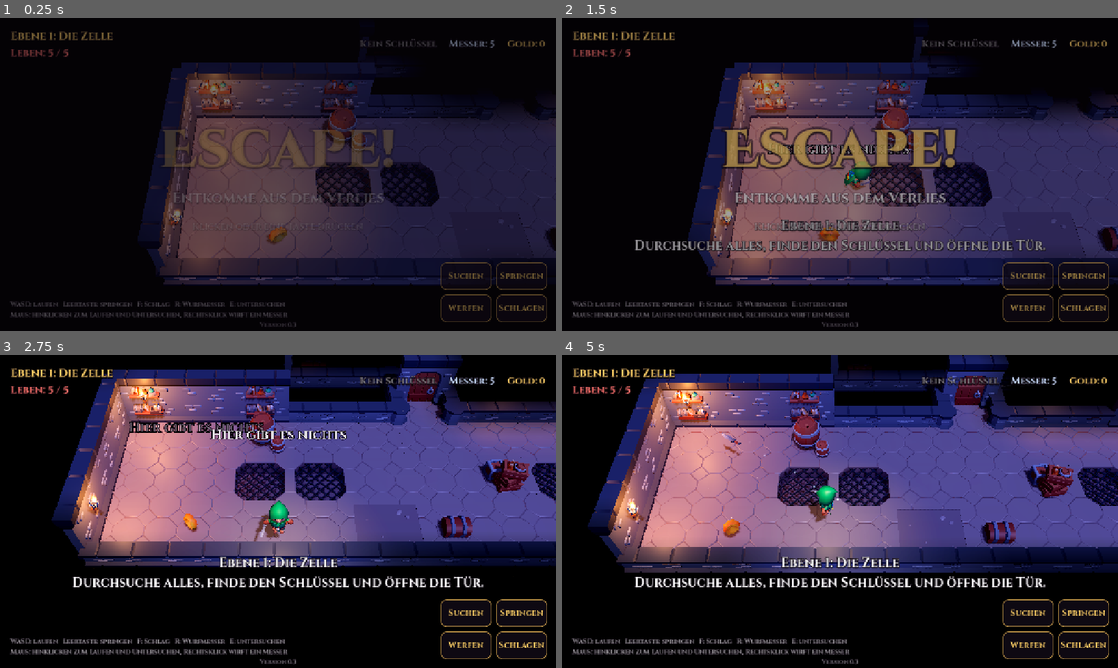
Above: before the commit, frames 1-4 (two rows, left to right).
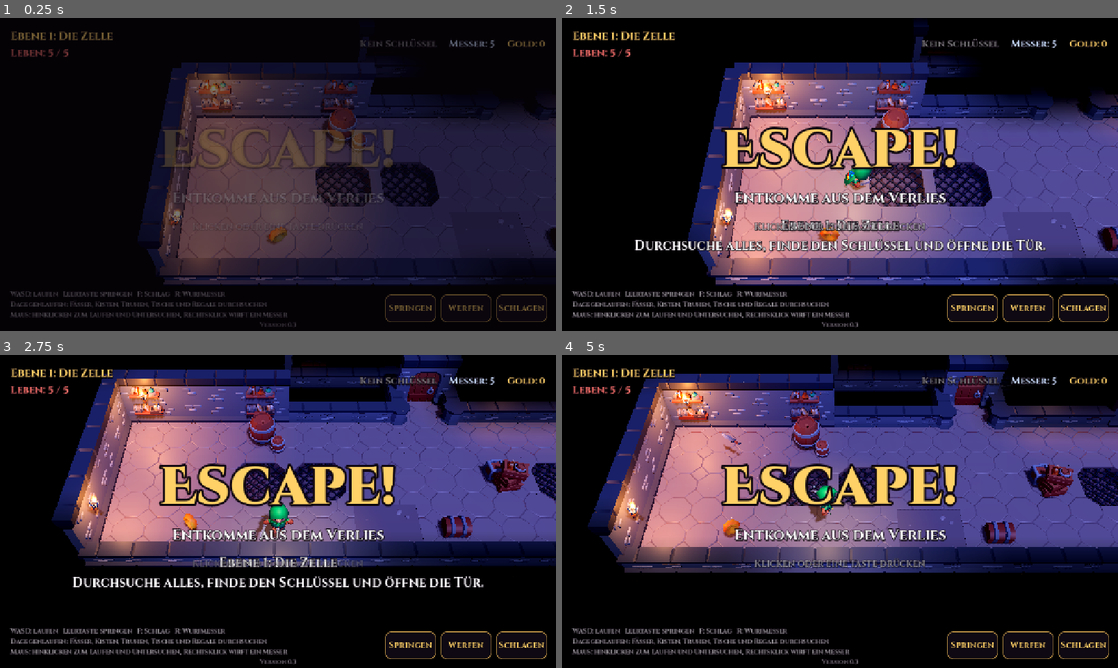
Above: after the commit, the same moments.

Repository: Devilbane/Escape
Game: Godot game, scene res://scenes/main.tscn
Two runs of this game, one before a commit and one after it. Both use one fixed random seed, a clock stepped at 60 frames per second and the inputs below.
Inputs (mouse positions are in pixels of both pictures, inside the frame that each line leads up to):
- Up to frame 1 (0.25 s): no input
- Up to frame 2 (1.5 s): click (1029, 274) at 0.5 s, where only the run before the commit has a clickable "Suchen"; tap Enter at 1.25 s; move the mouse to (962, 158) at 1.27 s; hold Right (ui_right) from 1.28 s (still down); tap E at 1.35 s; click (962, 158) at 1.42 s
- Up to frame 3 (2.75 s): tap Space at 1.52, 2.27 s; move the mouse to (166, 527) at 2.02 s; release Right (ui_right) at 2.03 s; hold Down (ui_down) from 2.03 s (still down); tap E at 2.1 s
- Up to frame 4 (5 s): move the mouse to (895, 442) at 2.77 s; release Down (ui_down) at 2.78 s; hold Right (ui_right) 2.78-3.53 s; tap F at 2.85 s; tap E at 3.05, 3.8, 4.55 s; move the mouse to (812, 574) at 3.52 s; hold Up (ui_up) 3.53-4.28 s; tap J at 3.6 s; click (812, 574) at 3.67 s; tap Space at 3.77, 4.52 s; move the mouse to (1006, 558) at 4.27 s; hold Left (ui_left) from 4.28 s (still down); tap R at 4.35 s

The runs differ from the first frame. In frame 1, 1.1% of the frame differs, in the area x 1-99%, y 78-98%; in frame 2, 44%, in the area x 1-100%, y 4-99%; in frame 3, 7.8%; in frame 4, 8.4%.

Commit message:
Durchsuchen durch Dagegenlaufen statt Taste E
Co-Authored-By: Claude Opus 5.5 <noreply@anthropic.com>
Claude-Session: https://claude.ai/code/session_01QGyVRgLkXQ7bY3FzbpWzyK

Diff:
--- a/scripts/game.gd
+++ b/scripts/game.gd
@@ -49,6 +49,7 @@
 	add_child(player)
 	player.hurt.connect(_on_player_hurt)
 	player.defeated.connect(_on_player_defeated)
+	player.bumped.connect(_on_player_bumped)
 	load_level(_start_level())
 	_show_title("Escape!", "Entkomme aus dem Verlies", "Klicken oder eine Taste drücken")
 
@@ -188,7 +189,7 @@
 	_hud.add_child(_message)
 
 	var help := _make_label(TEXT_FONT, 15, Color(1, 1, 1, 0.55))
-	help.text = "WASD: laufen   Leertaste: springen   F: Schlag   R: Wurfmesser   E: untersuchen\nMaus: hinklicken zum Laufen und Untersuchen, Rechtsklick wirft ein Messer"
+	help.text = "WASD: laufen   Leertaste: springen   F: Schlag   R: Wurfmesser\nDagegenlaufen: Fässer, Kisten, Truhen, Tische und Regale durchsuchen\nMaus: hinklicken zum Laufen und Untersuchen, Rechtsklick wirft ein Messer"
 	help.set_anchors_preset(Control.PRESET_BOTTOM_LEFT)
 	help.grow_vertical = Control.GROW_DIRECTION_BEGIN
 	help.offset_left = 24
@@ -205,7 +206,7 @@
 	_hud.add_child(version)
 
 	var buttons := GridContainer.new()
-	buttons.columns = 2
+	buttons.columns = 3
 	buttons.add_theme_constant_override("h_separation", 10)
 	buttons.add_theme_constant_override("v_separation", 10)
 	buttons.set_anchors_preset(Control.PRESET_BOTTOM_RIGHT)
@@ -214,7 +215,6 @@
 	buttons.offset_right = -20
 	buttons.offset_bottom = -20
 	_hud.add_child(buttons)
-	buttons.add_child(_make_button("Suchen", _search_nearby))
 	buttons.add_child(_make_button("Springen", func(): if state == State.PLAYING: player.jump()))
 	buttons.add_child(_make_button("Werfen", func(): if state == State.PLAYING: player.throw_knife()))
 	buttons.add_child(_make_button("Schlagen", func(): if state == State.PLAYING: player.melee()))
@@ -330,14 +330,13 @@
 	_update_hud()
 
 
-func _search_nearby() -> void:
+## Running into an object searches it.
+func _on_player_bumped(point: Vector3) -> void:
 	if state != State.PLAYING or not player.can_act():
 		return
-	var obj := level.nearest_interactable(player.global_position)
-	if obj.is_empty():
-		Effects.float_text(level, player.global_position + Vector3(0, 3.2, 0), "Hier gibt es nichts", Color(1, 1, 1, 0.8))
-		return
-	_search(obj)
+	var obj := level.unsearched_at(point)
+	if not obj.is_empty():
+		_search(obj)
 
 
 func _search(obj: Dictionary) -> void:
@@ -454,7 +453,7 @@
 			_search(_pending_search)
 		_pending_search = {}
 	var near := level.nearest_interactable(player.global_position)
-	_prompt.text = "E: %s untersuchen" % _with_article(near.label) if not near.is_empty() and not near.searched else ""
+	_prompt.text = "Dagegenlaufen, um %s zu untersuchen" % _with_article(near.label) if not near.is_empty() and not near.searched else ""
 
 
 func _unhandled_input(event: InputEvent) -> void:
@@ -482,8 +481,6 @@
 						player.melee()
 					KEY_R, KEY_K:
 						player.throw_knife()
-					KEY_E:
-						_search_nearby()
 			elif event is InputEventMouseButton:
 				var point = _mouse_to_floor(event.position)
 				if point == null:
--- a/scripts/level.gd
+++ b/scripts/level.gd
@@ -190,7 +190,8 @@
 		var wall := _place(piece, pos, rot)
 		if piece == "wall_shelves":
 			var facing := Vector3(sin(rot), 0, cos(rot))
-			_add_interactable("Regal", pos + facing * 1.2, pos + facing * 0.9 + Vector3(0, 3.4, 0), c)
+			var shelf := _add_interactable("Regal", pos + facing * 1.2, pos + facing * 0.9 + Vector3(0, 3.4, 0), c)
+			shelf.touch_cell = n
 		if low:
 			wall.scale.y = LOW_WALL_SCALE
 		else:
@@ -479,7 +480,7 @@
 		loot = {"knives": 2}
 	else:
 		loot = {"potion": 1}
-	var obj := {"label": label, "pos": pos, "icon_pos": icon_pos, "cell": c, "searched": false, "loot": loot, "lid": null, "icon": null}
+	var obj := {"label": label, "pos": pos, "icon_pos": icon_pos, "cell": c, "touch_cell": c, "searched": false, "loot": loot, "lid": null, "icon": null}
 	interactables.append(obj)
 	return obj
 
@@ -500,6 +501,17 @@
 
 
 ## Marks an object as searched and returns what was inside.
+## The unsearched object whose solid cell contains a world position, if any.
+func unsearched_at(point: Vector3) -> Dictionary:
+	var c := world_to_cell(point)
+	var best := {}
+	for obj in interactables:
+		if obj.touch_cell == c and not obj.searched:
+			if best.is_empty() or point.distance_to(obj.pos) < point.distance_to(best.pos):
+				best = obj
+	return best
+
+
 func search(obj: Dictionary) -> Dictionary:
 	if obj.searched:
 		return {}
--- a/scripts/player.gd
+++ b/scripts/player.gd
@@ -5,6 +5,8 @@
 
 signal hurt(amount: int)
 signal defeated
+## Emitted when the hero runs into something solid, with a point just inside it.
+signal bumped(point: Vector3)
 
 const SPEED := 7.0
 const JUMP_VELOCITY := 9.0
@@ -255,6 +257,11 @@
 	if is_on_floor() and velocity.y < 0.0:
 		velocity.y = 0.0
 	if dir != Vector3.ZERO:
+		for i in get_slide_collision_count():
+			var hit := get_slide_collision(i)
+			if dir.dot(-hit.get_normal()) > 0.5:
+				bumped.emit(hit.get_position() - hit.get_normal() * 0.2)
+	if dir != Vector3.ZERO:
 		_model.rotation.y = lerp_angle(_model.rotation.y, atan2(dir.x, dir.z), 1.0 - exp(-14.0 * delta))
 	# Blink while invulnerable after a hit.
 	_model.visible = dead or _invulnerable <= 0.0 or int(_invulnerable * 12.0) % 2 == 0
Not shown, changed: README.md
